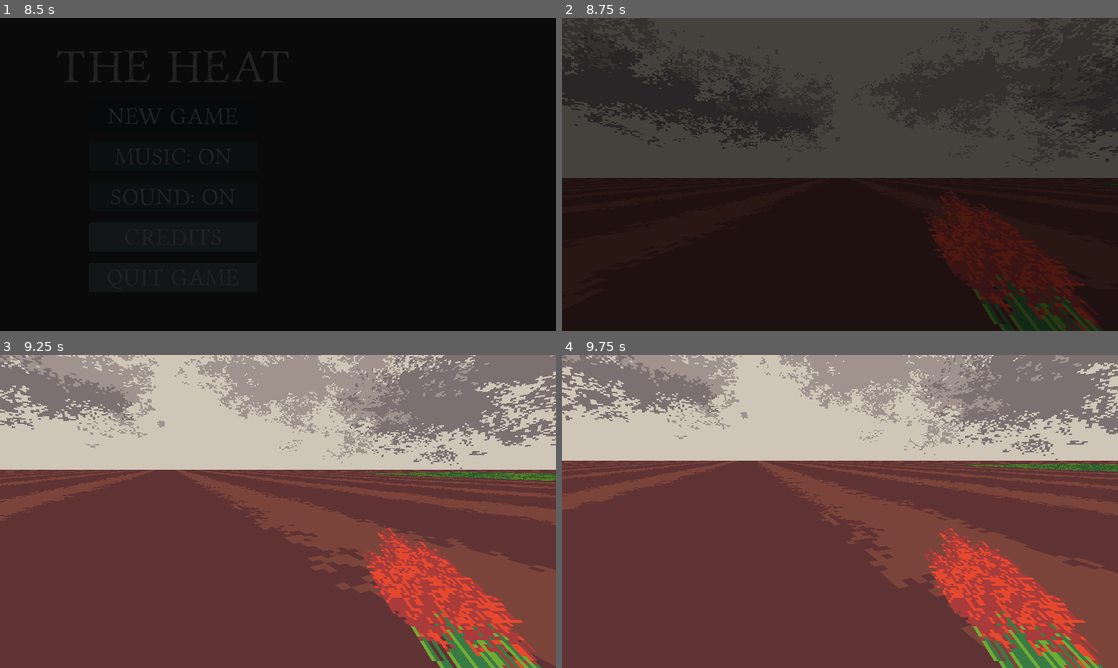
Above: before the commit, frames 1-4 (two rows, left to right).
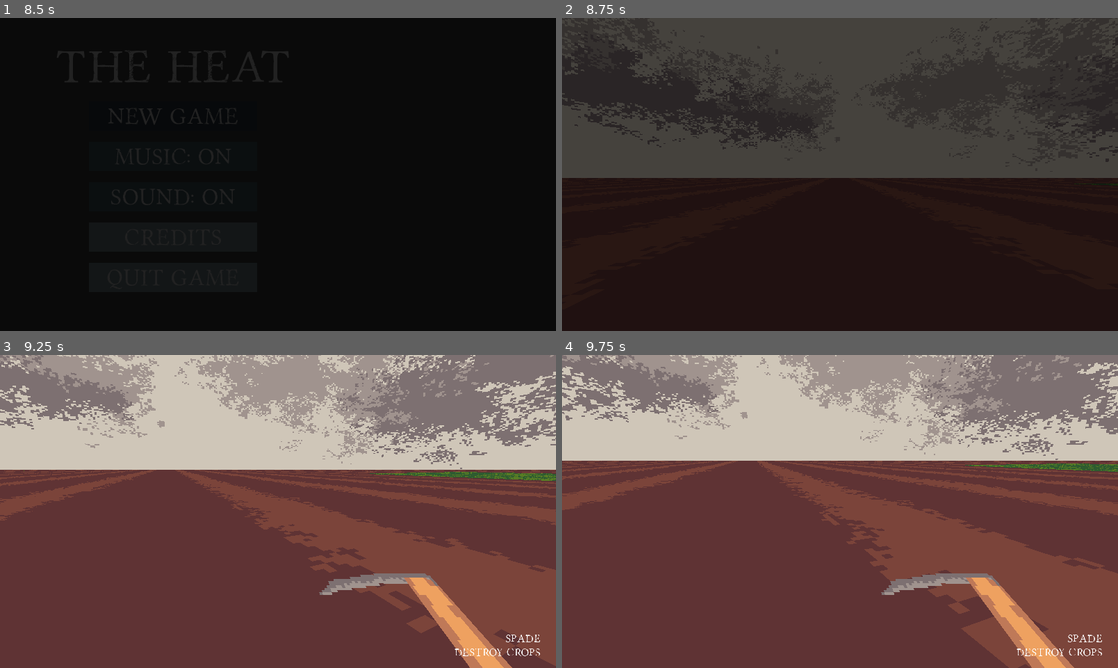
Above: after the commit, the same moments.

Repository: dzejpi/the-heat
Game: Godot game, scene res://scenes/SplashScene.tscn
Two runs of this game, one before a commit and one after it. Both use one fixed random seed, a clock stepped at 60 frames per second and the inputs below.
Inputs (mouse positions are in pixels of both pictures, inside the frame that each line leads up to):
- Up to frame 1 (8.5 s): move the mouse to (400, 158) at 0.52 s; hold D (move_right) 0.53-1.28 s; tap 1 (item_1, bound only after the commit) at 0.6, 4.55, 6.6 s; tap 2 (item_2, bound only after the commit) at 0.8, 1.35, 5.3, 7.35 s; move the mouse to (166, 190) at 1.27 s; hold S (move_down) 1.28-2.03 s; tap 3 (item_3, bound only after the commit) at 1.55, 2.1, 6.05 s; tap Enter at 2, 5 s; move the mouse to (333, 105) at 2.02 s; hold D (move_right) 2.03-2.78 s; tap 4 (item_4, bound only after the commit) at 2.3, 2.85, 6.8 s; tap Space (dialog_end) at 2.75, 5.1, 5.75 s; move the mouse to (250, 237) at 2.77 s; hold W (move_up) 2.78-3.53 s; tap Mouse wheel down (item_change_down, bound only after the co… at 3.05, 3.6, 7.55 s; move the mouse to (444, 221) at 3.52 s; hold A (move_left) 3.53-5.03 s; tap Mouse wheel up (item_change_up, bound only after the commit) at 3.8, 4.35 s; move the mouse to (111, 127) at 4.27 s; move the mouse to (305, 174) at 5.02 s; hold S (move_down) 5.03-5.78 s; move the mouse to (194, 96) at 5.77 s; hold D (move_right) 5.78-6.53 s; tap Shift (move_sprint) at 5.85 s; move the mouse to (400, 158) at 6.52 s; hold W (move_up) 6.53-7.28 s; move the mouse to (166, 190) at 7.27 s; hold D (move_right) 7.28-8 s; click "New Game" at 8 s
- Up to frame 2 (8.75 s): no input
- Up to frame 3 (9.25 s): move the mouse to (289, 505) at 8.77 s; hold W (move_up) from 8.78 s (still down); tap 3 (item_3, bound only after the commit) at 8.85 s; tap Mouse wheel up (item_change_up, bound only after the commit) at 9.05 s
- Up to frame 4 (9.75 s): move the mouse to (834, 517) at 9.52 s; release W (move_up) at 9.53 s; hold A (move_left) from 9.53 s (still down); tap 4 (item_4, bound only after the commit) at 9.6 s

Frame 1 is identical in both runs. In frame 2, 2.6% of the frame differs, in the area x 65-97%, y 55-100%; in frame 3, 7.2%, in the area x 57-98%, y 54-100%; in frame 4, 7.2%.

Commit message:
Player can now switch between items, which show proper labels.

Diff:
--- a/project.godot
+++ b/project.godot
@@ -124,6 +124,36 @@
 "events": [ Object(InputEventKey,"resource_local_to_scene":false,"resource_name":"","device":0,"alt":false,"shift":false,"control":false,"meta":false,"command":false,"pressed":false,"scancode":16777237,"physical_scancode":0,"unicode":0,"echo":false,"script":null)
  ]
 }
+item_1={
+"deadzone": 0.5,
+"events": [ Object(InputEventKey,"resource_local_to_scene":false,"resource_name":"","device":0,"alt":false,"shift":false,"control":false,"meta":false,"command":false,"pressed":false,"scancode":49,"physical_scancode":0,"unicode":0,"echo":false,"script":null)
+ ]
+}
+item_2={
+"deadzone": 0.5,
+"events": [ Object(InputEventKey,"resource_local_to_scene":false,"resource_name":"","device":0,"alt":false,"shift":false,"control":false,"meta":false,"command":false,"pressed":false,"scancode":50,"physical_scancode":0,"unicode":0,"echo":false,"script":null)
+ ]
+}
+item_3={
+"deadzone": 0.5,
+"events": [ Object(InputEventKey,"resource_local_to_scene":false,"resource_name":"","device":0,"alt":false,"shift":false,"control":false,"meta":false,"command":false,"pressed":false,"scancode":51,"physical_scancode":0,"unicode":0,"echo":false,"script":null)
+ ]
+}
+item_4={
+"deadzone": 0.5,
+"events": [ Object(InputEventKey,"resource_local_to_scene":false,"resource_name":"","device":0,"alt":false,"shift":false,"control":false,"meta":false,"command":false,"pressed":false,"scancode":52,"physical_scancode":0,"unicode":0,"echo":false,"script":null)
+ ]
+}
+item_change_up={
+"deadzone": 0.5,
+"events": [ Object(InputEventMouseButton,"resource_local_to_scene":false,"resource_name":"","device":0,"alt":false,"shift":false,"control":false,"meta":false,"command":false,"button_mask":0,"position":Vector2( 0, 0 ),"global_position":Vector2( 0, 0 ),"factor":1.0,"button_index":4,"pressed":false,"doubleclick":false,"script":null)
+ ]
+}
+item_change_down={
+"deadzone": 0.5,
+"events": [ Object(InputEventMouseButton,"resource_local_to_scene":false,"resource_name":"","device":0,"alt":false,"shift":false,"control":false,"meta":false,"command":false,"button_mask":0,"position":Vector2( 0, 0 ),"global_position":Vector2( 0, 0 ),"factor":1.0,"button_index":5,"pressed":false,"doubleclick":false,"script":null)
+ ]
+}
 
 [physics]
 
--- a/scenes/PlayerScene.tscn
+++ b/scenes/PlayerScene.tscn
@@ -21,7 +21,7 @@
 cast_to = Vector3( 0, 0, -3 )
 collide_with_areas = true
 
-[node name="CelectedItemSprite" type="Sprite3D" parent="PlayerHead"]
+[node name="SelectedItemSprite" type="Sprite3D" parent="PlayerHead"]
 transform = Transform( 0.999493, -0.0199255, 0.0248193, -0.0133308, 0.446024, 0.894922, -0.0289018, -0.894799, 0.445533, 0.5, -0.463007, -0.318833 )
 centered = false
 offset = Vector2( -64, 0 )
--- a/scripts/PlayerScript.gd
+++ b/scripts/PlayerScript.gd
@@ -1,14 +1,26 @@
 extends KinematicBody
 
 
+# Head
 onready var player_head = $PlayerHead
 onready var ray = $PlayerHead/RayCast
 
+# Labels
 onready var crop_status_label = $UILabels/CropLabels/CropStatusLabel
 onready var crop_health_label = $UILabels/CropLabels/CropHealthLabel
 onready var carry_status_label = $UILabels/SelectedTools/CarryStatusLabel
 onready var tooltip_label = $UILabels/SelectedTools/TooltipLabel
 onready var prompt_label = $UILabels/ActionLabel
+
+onready var selected_item_sprite = $PlayerHead/SelectedItemSprite
+
+# Sprites
+var selected_item_hands = preload("res://assets/visual/items/spr_empty_hands.png")
+var selected_item_sickle = preload("res://assets/visual/items/spr_sickle.png")
+var selected_item_bucket_empty = preload("res://assets/visual/items/spr_bucket_empty.png")
+var selected_item_bucket_water = preload("res://assets/visual/items/spr_bucket_water.png")
+var selected_item_spade = preload("res://assets/visual/items/spr_spade.png")
+var selected_item_crops = preload("res://assets/visual/items/spr_harvested_crops.png")
 
 var speed = 8
 var jump = 8
@@ -32,7 +44,9 @@
 # Name of the observed object for debugging purposes
 var observed_object = ""
 
-var carrying_object = 0
+var is_carrying_crops = false
+var is_bucket_empty = true
+var carried_object = 1
 
 
 func _ready():
@@ -42,6 +56,8 @@
 	carry_status_label.text = ""
 	tooltip_label.text = ""
 	prompt_label.text = ""
+	selected_item_sprite.texture = selected_item_hands
+	carried_item_change()
 
 
 func _input(event):
@@ -54,6 +70,32 @@
 		direction.z = -Input.get_action_strength("move_up") + Input.get_action_strength("move_down")
 		direction.x = -Input.get_action_strength("move_left") + Input.get_action_strength("move_right")
 		direction = direction.normalized().rotated(Vector3.UP, rotation.y)
+
+		if carried_object != 5:
+			if Input.is_action_just_pressed("item_1"):
+				carried_object = 1
+				carried_item_change()
+			if Input.is_action_just_pressed("item_2"):
+				carried_object = 2
+				carried_item_change()
+			if Input.is_action_just_pressed("item_3"):
+				carried_object = 3
+				carried_item_change()
+			if Input.is_action_just_pressed("item_4"):
+				carried_object = 4
+				carried_item_change()
+			if Input.is_action_just_pressed("item_change_up"):
+				if carried_object < 4:
+					carried_object += 1
+				else:
+					carried_object = 1
+				carried_item_change()
+			if Input.is_action_just_pressed("item_change_down"):
+				if carried_object > 1:
+					carried_object -= 1
+				else:
+					carried_object = 4
+				carried_item_change()
 
 	# Handling the options menu
 	if Input.is_action_just_pressed("ui_cancel"):
@@ -112,20 +154,39 @@
 	move_and_slide(movement, Vector3.UP)
 
 
-func carried_item_check():
-	match(carrying_object):
+func carried_item_change():
+	match(carried_object):
 		# Hands
-		0:
-			pass
+		1:
+			carry_status_label.text = ""
+			tooltip_label.text = ""
+			selected_item_sprite.texture = selected_item_hands
+
 		# Sickle
-		1:
-			pass
+		2:
+			carry_status_label.text = "Sickle"
+			tooltip_label.text = "Use to harvest crops"
+			selected_item_sprite.texture = selected_item_sickle
+
 		# Bucket
-		2:
-			pass
+		3:
+			if is_bucket_empty:
+				carry_status_label.text = "Empty bucket"
+				tooltip_label.text = "Has to be filled with water"
+				selected_item_sprite.texture = selected_item_bucket_empty
+			else:
+				carry_status_label.text = "Bucket with water"
+				tooltip_label.text = "Use to put out fire"
+				selected_item_sprite.texture = selected_item_bucket_water
+
 		# Spade
-		3:
-			pass
+		4:
+			carry_status_label.text = "Spade"
+			tooltip_label.text = "Destroy crops"
+			selected_item_sprite.texture = selected_item_spade
+
 		# Crops
-		4:
-			pass
+		5:
+			carry_status_label.text = "Crops"
+			tooltip_label.text = "Take crops to the storage"
+			selected_item_sprite.texture = selected_item_crops
Binary file changed: assets/visual/items/ase_items.aseprite
Binary file added: assets/visual/items/spr_empty_hands.png
Not shown, added: assets/visual/items/spr_empty_hands.png.import
Binary file added: assets/visual/items/spr_spade.png
Not shown, added: assets/visual/items/spr_spade.png.import
